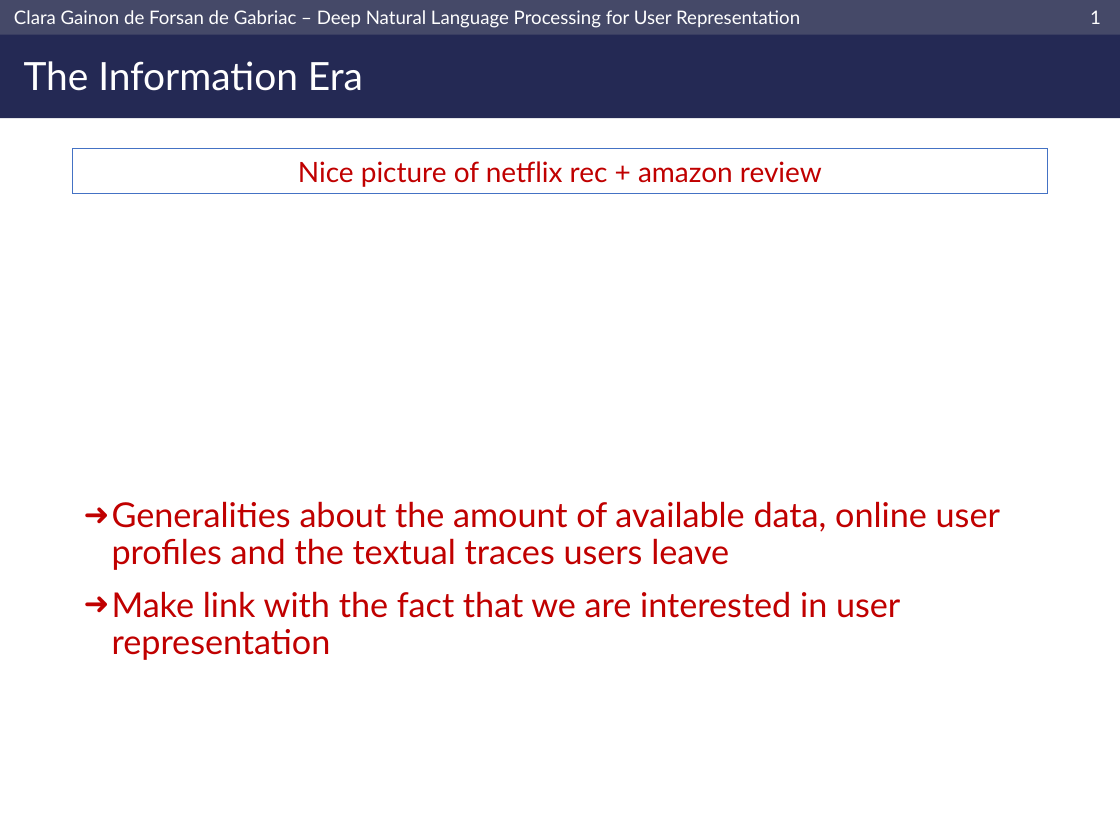
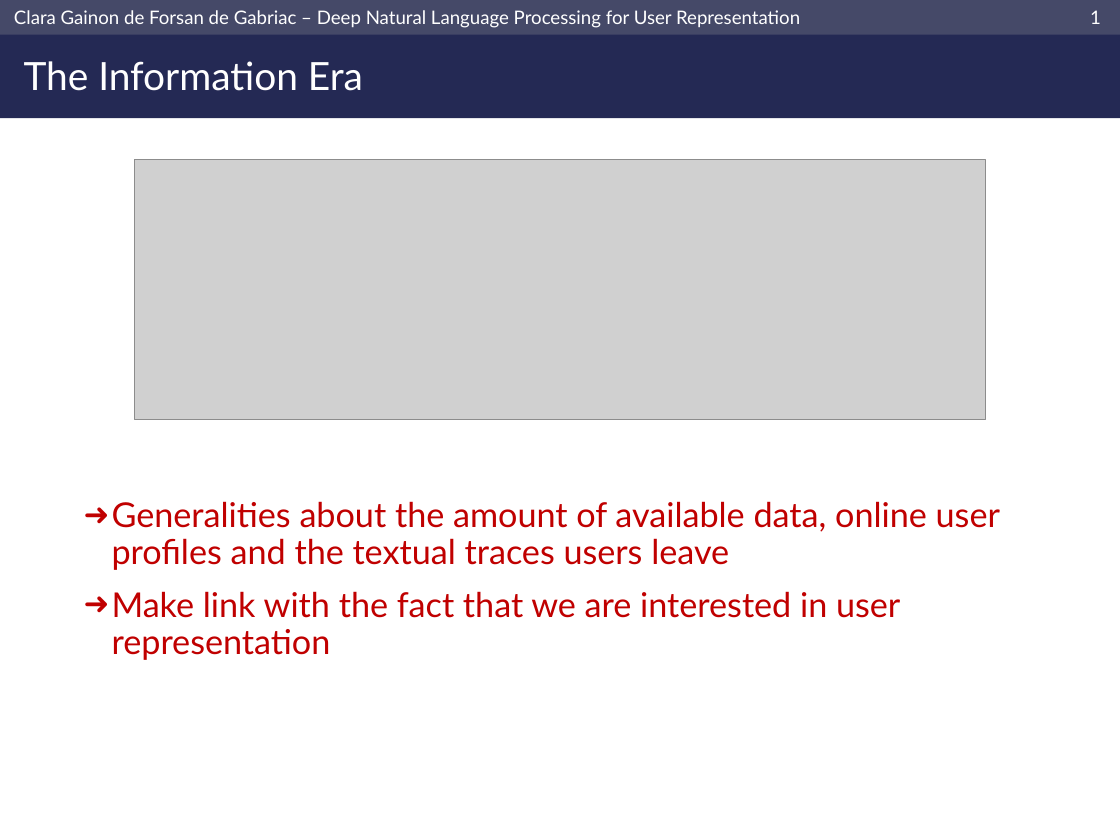
Before and after one commit to clara-gdef/defense, a slide deck: slide 2 of defense.pptx. Drawn at 1120x840 pixels with LibreOffice and Linux fonts; fonts in the diff are those of the drawing; grey boxes stand for pictures; background and template pictures are left out. Boxes give left, top, right and bottom in pixels: in the first picture for what was removed or moved away, otherwise in the second. Text is boxed around its words. In the diff, an @@ line names an element or a change of style, - is before the commit and + after.

```diff
--- a/defense.pptx
+++ b/defense.pptx
@@ rectangle removed at [73, 149, 1048, 194] @@
-Nice picture of netflix rec + amazon review
@@ picture added at [134, 160, 986, 420] @@
```
Also in this commit, not shown: 6 other slides changed, 14 slides added, 4 slides removed.
